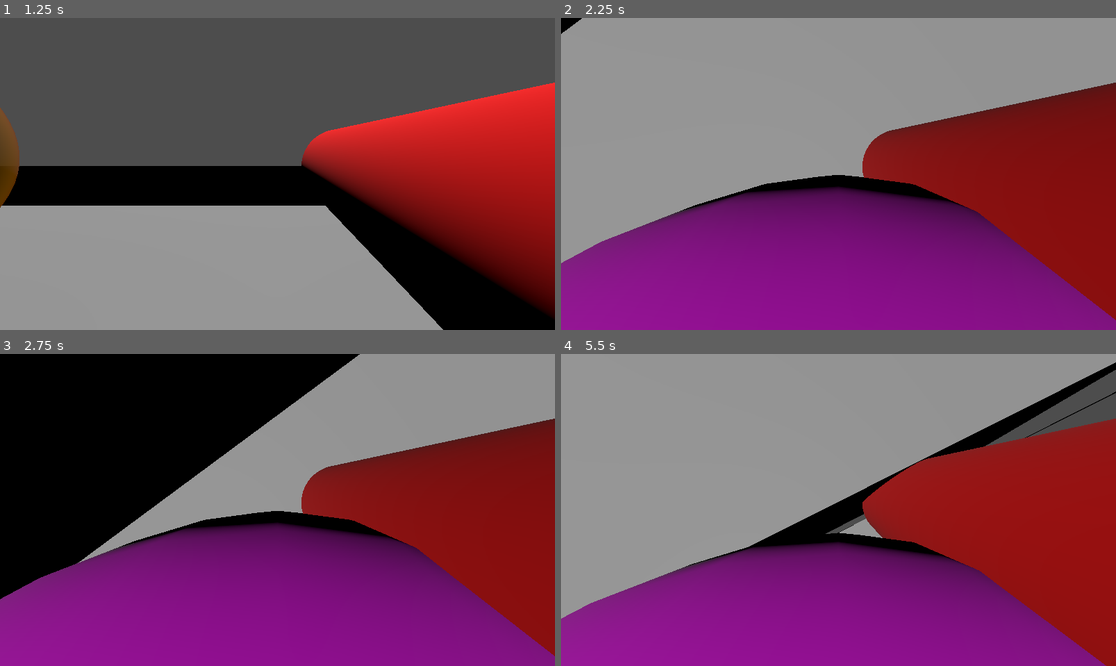
Above: before the commit, frames 1-4 (two rows, left to right).
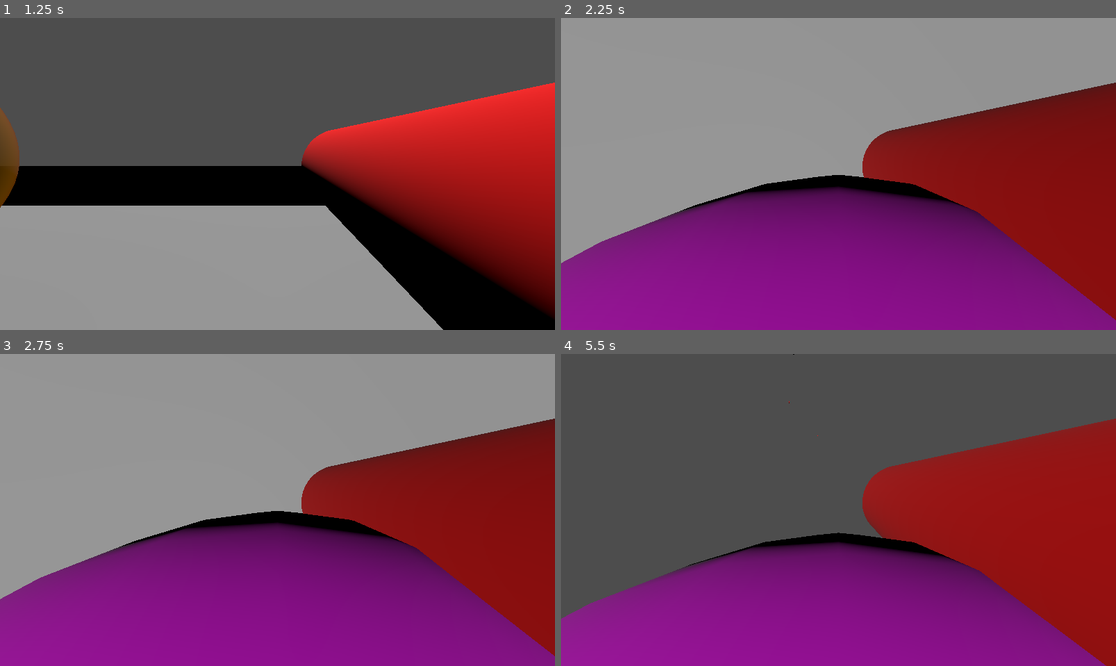
Above: after the commit, the same moments.

Repository: PieroganoReggiano/Bul-bul-myslenia
Game: Godot game, scene res://korzen.tscn
Same seed, same stepped clock (60 frames per second), same inputs: the game is played once before the commit and once after it.
Inputs (mouse positions are in pixels of both pictures, inside the frame that each line leads up to):
- Up to frame 1 (1.25 s): click "Graj" at 0.5 s
- Up to frame 2 (2.25 s): tap Enter at 1.25 s; move the mouse to (866, 174) at 1.27 s; press the mouse at (866, 174) at 1.28 s; hold Up (move_forward) from 1.28 s (still down); tap Space (move_jump) at 1.52, 2 s; move the mouse to (810, 174) at 2.02 s; release the mouse at (810, 174) at 2.03 s; tap C (move_crouch) at 2.1 s
- Up to frame 3 (2.75 s): keep holding Up (move_forward); tap Space (move_jump) at 2.27 s; click (249, 510) at 2.3 s
- Up to frame 4 (5.5 s): keep holding Up (move_forward); move the mouse to (849, 503) at 2.77 s; hold Shift (move_speed) 2.78-3.53 s; click (849, 503) at 3.05 s; move the mouse to (832, 516) at 3.52 s; click (832, 516) at 3.6 s; tap Space (move_jump) at 3.77, 4.52, 5.27 s; move the mouse to (877, 513) at 4.27 s; press the mouse at (877, 513) at 4.28 s; move the mouse to (794, 506) at 5.02 s; release the mouse at (794, 506) at 5.03 s; tap C (move_crouch) at 5.1 s; click (794, 506) at 5.3 s

Frame 1 is identical in both runs. In frame 2, 0.1% of the frame differs, in the area x 0-100%, y 0-21%; in frame 3, 27%; in frame 4, 49%, in the area x 0-100%, y 0-85%.

Commit message:
gun szczela i nawet z koncza guna!!!111!!!

Diff:
--- a/naboj.gd
+++ b/naboj.gd
@@ -1,4 +1,6 @@
 extends RigidBody3D
+
+const SPEED = 40.0
 
 # Wywoływana, gdy węzeł zostaje dodany do drzewa sceny
 func _ready() -> void:
@@ -13,3 +15,7 @@
 func _on_body_entered(body):
 	print("DOSTAŁ! ale nawet go nie zarysowalismy ", body.name)
 	queue_free()
+
+
+func _process(delta: float):
+	position += transform.basis * Vector3(0, 0, -SPEED) * delta
--- a/parkourowiec.gd
+++ b/parkourowiec.gd
@@ -13,6 +13,7 @@
 @onready var camera: Camera3D = $Glowa/Camera3D
 @onready var head: Node3D = $Glowa
 @onready var gun: MeshInstance3D = $Glowa/Gun
+@onready var gun_czubek: Node3D = $Glowa/Gun/gun_czubek
 @onready var wydawacz_dzwiekow = $WydawaczDzwiekow
 
 var vertical_rotation = 0.0
@@ -27,20 +28,24 @@
 	if not naboj_scene:
 		return
 
+	# Tworzenie instancji naboju
 	var naboj = naboj_scene.instantiate() as RigidBody3D
 
-	var offset = -gun.global_transform.basis.z.normalized() * 0.5
-	var bullet_transform = gun.global_transform
-	bullet_transform.origin += offset
-	naboj.global_transform = bullet_transform
+	# Ustawienie pozycji naboju na czubku guna
+	naboj.global_transform = gun_czubek.global_transform
 
+	# Dodanie naboju do sceny
 	get_tree().current_scene.add_child(naboj)
 
-	var direction = camera.global_transform.basis.z.normalized()
-	print(direction)
+	# Kierunek strzału (oparty na kamerze)
+	var local_direction = -gun_czubek.global_transform.basis.z.normalized()
+	var world_direction = gun_czubek.global_transform.basis * local_direction
+	# Nadanie prędkości naboju
+	var speed = 40
+	naboj.apply_impulse(world_direction * speed)
 
-	var speed = 2000
-	naboj.apply_impulse(Vector3.ZERO, direction * speed)
+	print("Kierunek strzału: ", world_direction * speed)
+
 
 
 func rotate_input(r : Vector2) -> void:
--- a/parkourowiec.tscn
+++ b/parkourowiec.tscn
@@ -47,5 +47,8 @@
 mesh = SubResource("CylinderMesh_7hwd3")
 skeleton = NodePath("")
 
+[node name="gun_czubek" type="Node3D" parent="Glowa/Gun"]
+transform = Transform3D(-4.37114e-08, -1, -4.37114e-08, 3.82137e-15, 4.37114e-08, -1, 1, -4.37114e-08, 1.91069e-15, 0.015794, 0.490918, 0.0020932)
+
 [node name="WydawaczDzwiekow" type="AudioStreamPlayer3D" parent="."]
 script = ExtResource("3_m3ia4")
